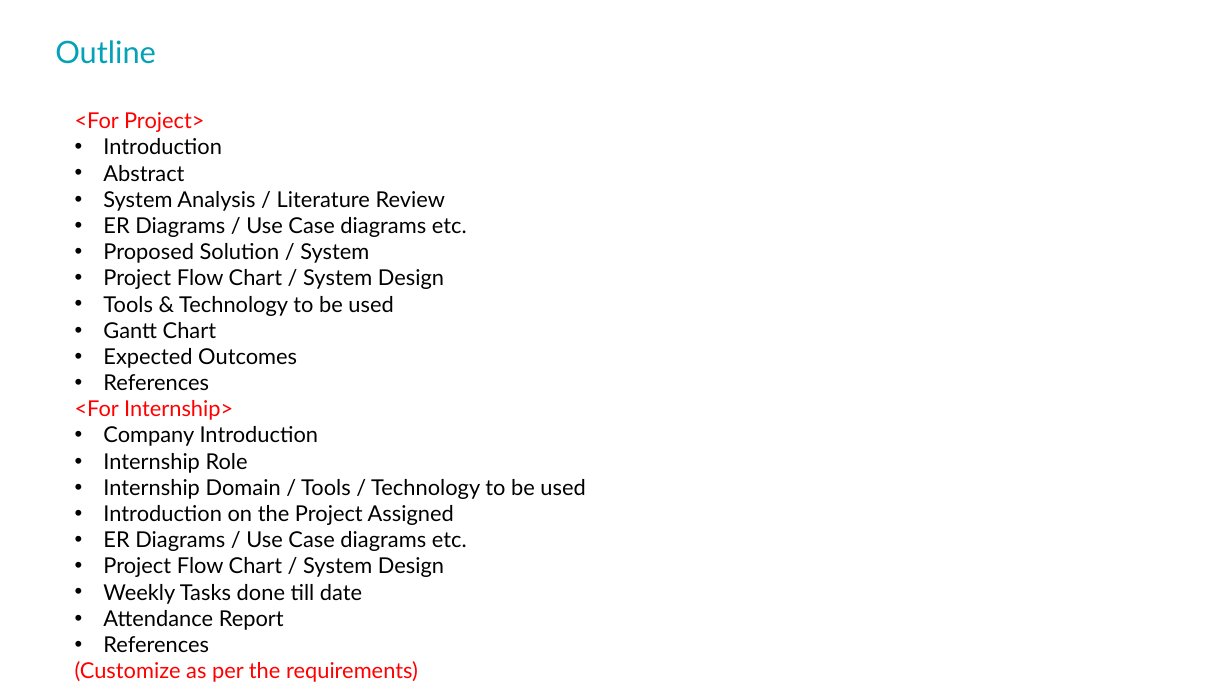
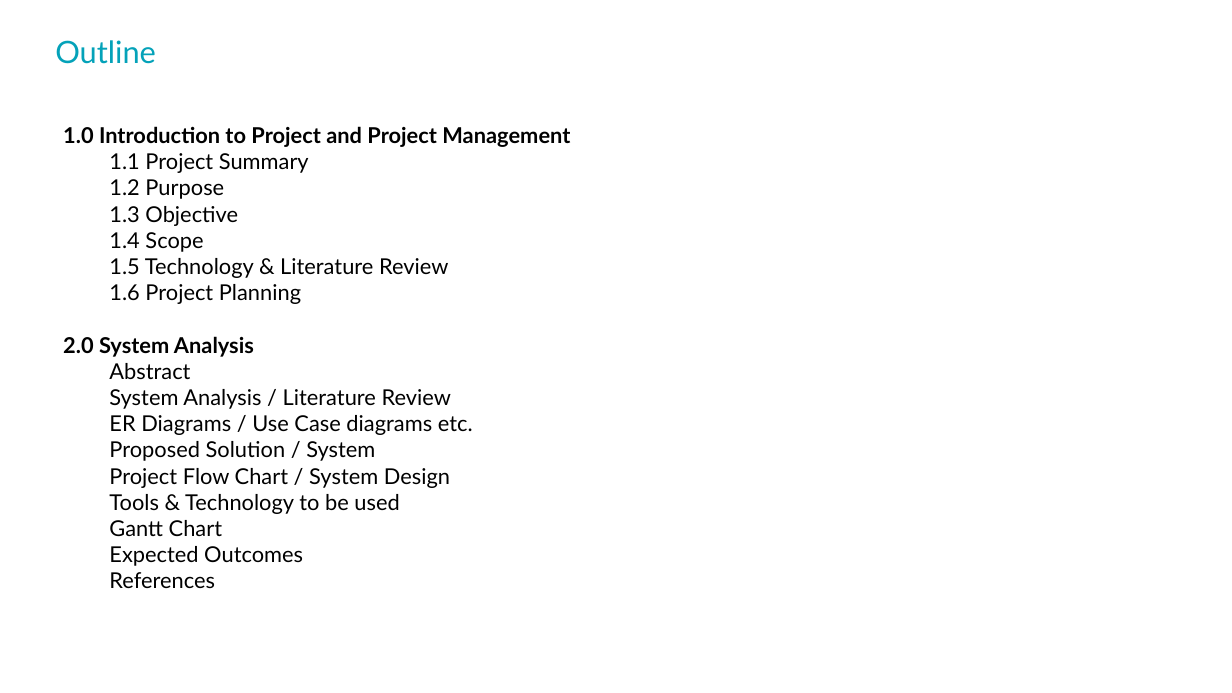
Before and after one commit to Ompitroda55/LearnSync, a slide deck: slide 3 of Poject Doc's/PPT format.pptx. Drawn at 1232x693 pixels with LibreOffice and Linux fonts; fonts in the diff are those of the drawing; background and template pictures are left out. Boxes give left, top, right and bottom in pixels: in the first picture for what was removed or moved away, otherwise in the second. Text is boxed around its words. In the diff, an @@ line names an element or a change of style, - is before the commit and + after.

```diff
--- a/Poject Doc's/PPT format.pptx
+++ b/Poject Doc's/PPT format.pptx
@@ text "1.0 Introduction to Project and ...": place and size @@
-text "1.0 Introduction to Project and ..." at box(75, 112, 585, 682)
+text "1.0 Introduction to Project and ..." at box(63, 126, 570, 588)
@@ text at box(63, 126, 570, 357): text changed; text colour #FF0000 to #000000 @@
-<For Project>
-• Introduction
+1.0 Introduction to Project and Project Management
+  1.1 Project Summary
+  1.2 Purpose
+  1.3 Objective
+  1.4 Scope
+  1.5 Technology & Literature Review
+  1.6 Project Planning
+2.0 System Analysis
@@ text at box(109, 363, 473, 588): bullet • to none; list level 1 to 2 in "Abstract"; list level 1 to 2 in "System Analysis / Literature Review"; list level 1 to 2 in "ER Diagrams / Use Case ..."; list level 1 to 2 in "Proposed Solution / System"; list level 1 to 2 in "Project Flow Chart / System ..."; list level 1 to 2 in "Tools & Technology to be ..."; list level 1 to 2 in "Gantt Chart"; list level 1 to 2 in "Expected Outcomes"; list level 1 to 2 in "References" @@
@@ text at box(75, 400, 585, 682): paragraphs removed @@
-<For Internship>
-• Company Introduction
-• Internship Role
-• Internship Domain / Tools / Technology to be used
-• Introduction on the Project Assigned
-• ER Diagrams / Use Case diagrams etc.
-• Project Flow Chart / System Design
-• Weekly Tasks done till date
-• Attendance Report
-• References
-(Customize as per the requirements)
```
Also in this commit, not shown: 1 other slide changed, 8 slides added, 1 slide removed, 5 other files.
